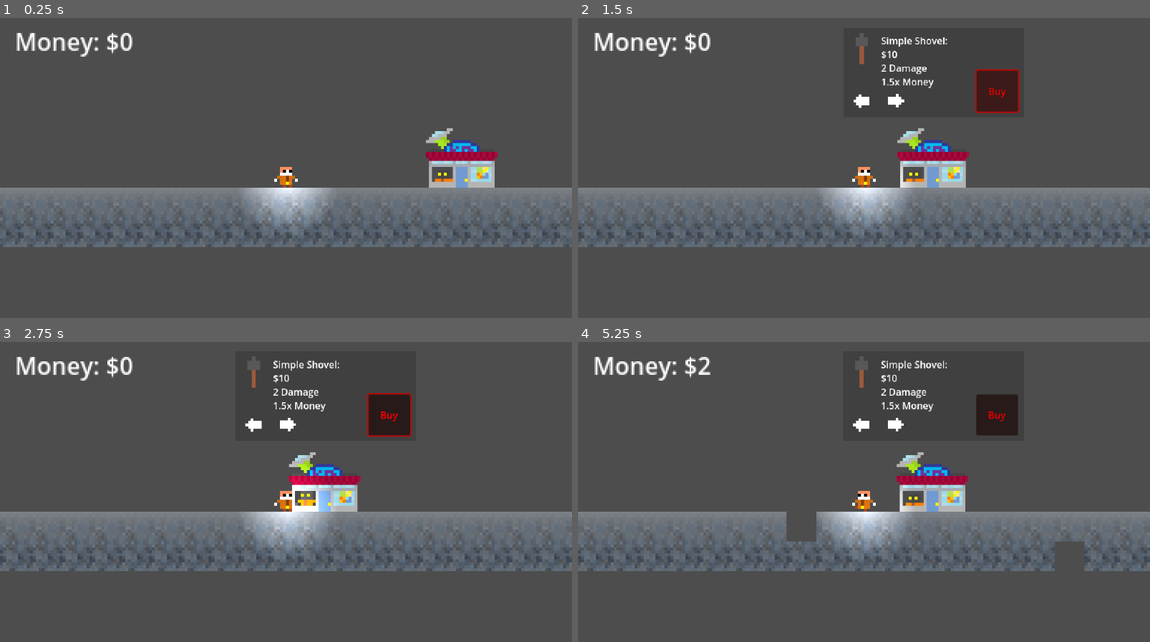
Above: before the commit, frames 1-4 (two rows, left to right).
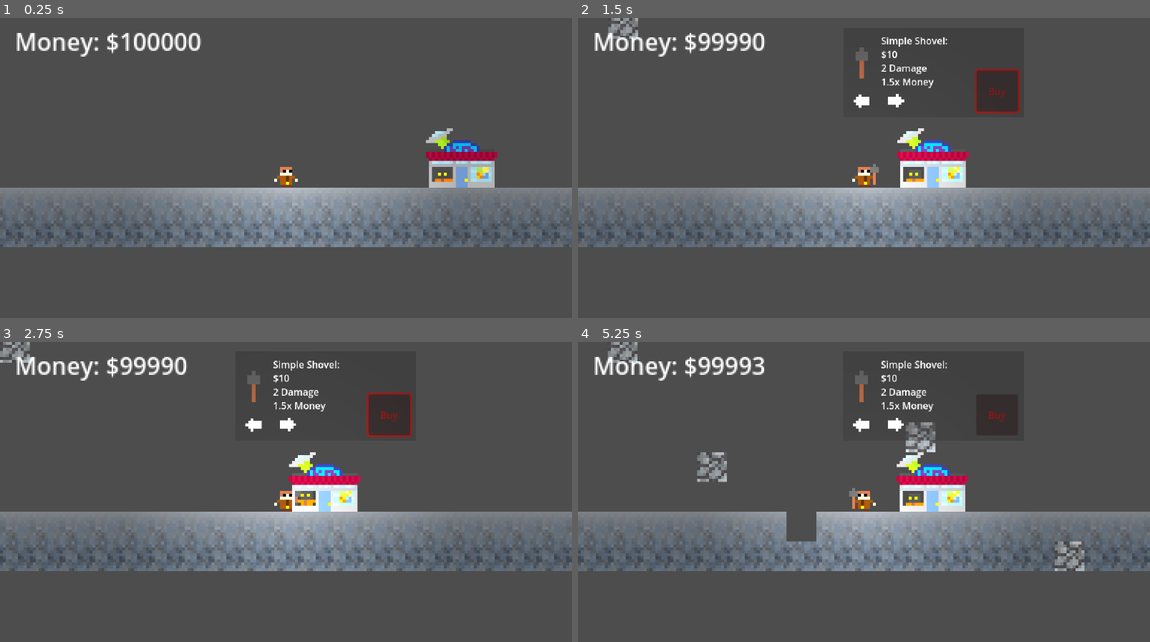
Above: after the commit, the same moments.

Repository: ThuyTran735/Asteroid-Psyche
Game: Godot game, scene res://Scenes/asteroid_psyche.tscn
The game is run twice, just before and just after one commit, with the same random seed, the same clock (stepped at 60 frames per second) and the same inputs.
Inputs (mouse positions are in pixels of both pictures, inside the frame that each line leads up to):
- Up to frame 1 (0.25 s): no input
- Up to frame 2 (1.5 s): move the mouse to (703, 63) at 0.52 s; press the mouse at (703, 63) at 0.53 s; hold D (move_right) 0.53-1.25 s; tap Space (jump) at 0.77 s; right-click (703, 63) at 0.8 s; release the mouse at (703, 63) at 1.25 s; click "Buy" at 1.25 s
- Up to frame 3 (2.75 s): move the mouse to (171, 519) at 2.02 s; hold D (move_right) from 2.03 s (still down); right-click (171, 519) at 2.1 s; tap Space (jump) at 2.27 s; click (171, 519) at 2.3 s
- Up to frame 4 (5.25 s): move the mouse to (921, 432) at 2.77 s; release D (move_right) at 2.78 s; press the mouse at (921, 432) at 2.78 s; hold A (move_left) 2.78-3.53 s; right-click (921, 432) at 3.05 s; move the mouse to (835, 567) at 3.52 s; release the mouse at (835, 567) at 3.53 s; hold D (move_right) 3.53-5.03 s; right-click (835, 567) at 3.6 s; tap Space (jump) at 3.77, 4.52 s; click (835, 567) at 3.8 s; move the mouse to (1035, 552) at 4.27 s; press the mouse at (1035, 552) at 4.28 s; right-click (1035, 552) at 4.55 s; tap Enter at 5 s; move the mouse to (692, 456) at 5.02 s; release the mouse at (692, 456) at 5.03 s; hold A (move_left) from 5.03 s (still down); right-click (692, 456) at 5.1 s

The runs differ from the first frame. In frame 1, 5.0% of the frame differs, in the area x 21-69%, y 5-77%; in frame 2, 6.9%; in frame 3, 6.5%; in frame 4, 7.4%, in the area x 5-89%, y 0-77%.

Commit message:
idk a bunch of stuff
- new small drill tool
- can now place cobblestone block and it will not interfere with the map
- fixed a bunch of bugs
- shop arrows are now fully working

Diff:
--- /dev/null
+++ b/Godot/Scenes/CobbleStone.gd
@@ -0,0 +1,15 @@
+extends TileMap
+
+var ZERO:int = 0
+
+func _process(delta):
+	# Add a tile if the right mouse button is pressed according to its global position
+	if (Input.is_action_just_pressed("mb_right")):
+		var tile : Vector2 = local_to_map(get_global_mouse_position())
+		set_cell(ZERO, tile, ZERO, Vector2i.ZERO)
+
+
+	# Remove a tile if the left mouse button is pressed according to its global position
+	if (Input.is_action_just_pressed("mb_left")):
+		var tile : Vector2 = local_to_map(get_global_mouse_position())
+		erase_cell(ZERO, tile)
--- a/Godot/Scenes/asteroid_psyche.tscn
+++ b/Godot/Scenes/asteroid_psyche.tscn
@@ -1,12 +1,35 @@
-[gd_scene load_steps=14 format=3 uid="uid://bnoferxl2wl4t"]
+[gd_scene load_steps=17 format=3 uid="uid://bnoferxl2wl4t"]
 
 [ext_resource type="PackedScene" uid="uid://bk044ya3dinr1" path="res://Scenes/billy.tscn" id="1_75q7w"]
 [ext_resource type="Script" path="res://Scripts/asteroid_psyche.gd" id="1_nudaw"]
-[ext_resource type="Texture2D" uid="uid://j03jopp7jbvd" path="res://Assets/Tiles/1stAnd2ndLayerSheet.png" id="2_wrd71"]
+[ext_resource type="Texture2D" uid="uid://j03jopp7jbvd" path="res://Assets/tile_sheet_128px_by_128px (1).png" id="2_wrd71"]
 [ext_resource type="Script" path="res://Scripts/TileMap.gd" id="3_lwx1y"]
 [ext_resource type="PackedScene" uid="uid://bpuyvbgkdpw00" path="res://Scenes/shop.tscn" id="4_vvju7"]
 [ext_resource type="Script" path="res://Scripts/Money.gd" id="6_y0pvf"]
 [ext_resource type="Texture2D" uid="uid://cfuqk3v63cg6r" path="res://Assets/Tiles/cobble-stone.png" id="7_1yrab"]
+[ext_resource type="Script" path="res://Scenes/CobbleStone.gd" id="8_8kqas"]
+
+[sub_resource type="TileSetAtlasSource" id="TileSetAtlasSource_15g3d"]
+texture = ExtResource("7_1yrab")
+texture_region_size = Vector2i(10, 10)
+0:0/0 = 0
+
+[sub_resource type="TileSet" id="TileSet_rv0wb"]
+tile_size = Vector2i(10, 10)
+sources/0 = SubResource("TileSetAtlasSource_15g3d")
+
+[sub_resource type="TileSetAtlasSource" id="TileSetAtlasSource_706eu"]
+texture = ExtResource("7_1yrab")
+texture_region_size = Vector2i(10, 10)
+0:0/0 = 0
+0:0/0/physics_layer_0/linear_velocity = Vector2(0, 0)
+0:0/0/physics_layer_0/angular_velocity = 0.0
+0:0/0/physics_layer_0/polygon_0/points = PackedVector2Array(5, 5, 5, -5, -5, -5, -5, 5)
+
+[sub_resource type="TileSet" id="TileSet_xajsg"]
+tile_size = Vector2i(10, 10)
+physics_layer_0/collision_layer = 1
+sources/0 = SubResource("TileSetAtlasSource_706eu")
 
 [sub_resource type="TileSetAtlasSource" id="TileSetAtlasSource_4fr4a"]
 texture = ExtResource("2_wrd71")
@@ -42,25 +65,27 @@
 physics_layer_0/collision_layer = 1
 sources/1 = SubResource("TileSetAtlasSource_4fr4a")
 
-[sub_resource type="Gradient" id="Gradient_cniu1"]
-colors = PackedColorArray(1, 1, 1, 1, 0, 0, 0, 1)
+[sub_resource type="Gradient" id="Gradient_6oo7u"]
+offsets = PackedFloat32Array(0, 0.0454545, 1)
+colors = PackedColorArray(1, 1, 1, 1, 0.928571, 0.928571, 0.928571, 1, 0, 0, 0, 1)
 
 [sub_resource type="GradientTexture2D" id="GradientTexture2D_bl5lk"]
-gradient = SubResource("Gradient_cniu1")
+gradient = SubResource("Gradient_6oo7u")
 fill = 1
 fill_from = Vector2(0.509174, 0.5)
-fill_to = Vector2(0.701835, 0.311927)
-
-[sub_resource type="TileSetAtlasSource" id="TileSetAtlasSource_706eu"]
-texture = ExtResource("7_1yrab")
-texture_region_size = Vector2i(10, 10)
-0:0/0 = 0
-
-[sub_resource type="TileSet" id="TileSet_xajsg"]
-sources/0 = SubResource("TileSetAtlasSource_706eu")
+fill_to = Vector2(0.784404, 0.275229)
 
 [node name="Asteroid Psyche" type="Node2D"]
 script = ExtResource("1_nudaw")
+
+[node name="SecondLayer" type="TileMap" parent="."]
+tile_set = SubResource("TileSet_rv0wb")
+format = 2
+
+[node name="CobbleStone" type="TileMap" parent="."]
+tile_set = SubResource("TileSet_xajsg")
+format = 2
+script = ExtResource("8_8kqas")
 
 [node name="FirstLayer" type="TileMap" parent="."]
 tile_set = SubResource("TileSet_jcrur")
@@ -72,7 +97,11 @@
 position = Vector2(0, 0)
 
 [node name="PointLight2D" type="PointLight2D" parent="Billy"]
+energy = 0.5
+shadow_enabled = true
+shadow_filter = 1
 texture = SubResource("GradientTexture2D_bl5lk")
+texture_scale = 2.5
 
 [node name="Camera2D" type="Camera2D" parent="Billy"]
 position = Vector2(0, -3)
@@ -90,7 +119,3 @@
 
 [node name="Shop" parent="." instance=ExtResource("4_vvju7")]
 position = Vector2(59, 0)
-
-[node name="TileMap2" type="TileMap" parent="."]
-tile_set = SubResource("TileSet_xajsg")
-format = 2
--- a/Godot/Scenes/billy.tscn
+++ b/Godot/Scenes/billy.tscn
@@ -1,16 +1,19 @@
-[gd_scene load_steps=37 format=3 uid="uid://bk044ya3dinr1"]
+[gd_scene load_steps=48 format=3 uid="uid://bk044ya3dinr1"]
 
 [ext_resource type="Script" path="res://Scripts/billy.gd" id="1_kd88v"]
-[ext_resource type="Texture2D" uid="uid://d351tg5im533y" path="res://Assets/Billy/Billy Basic/billy_basic_idle.png" id="1_xs6ob"]
-[ext_resource type="Texture2D" uid="uid://c5ot7udwh5rbo" path="res://Assets/Billy/Billy Basic/billy_basic_walk.png" id="2_77upu"]
-[ext_resource type="Texture2D" uid="uid://c14qgrxqum2kr" path="res://Assets/Billy/Billy Basic Shovel/billy_basic_shovel_idle.png" id="3_26cgs"]
+[ext_resource type="Texture2D" uid="uid://d351tg5im533y" path="res://Assets/billy_basic_idle.png" id="1_xs6ob"]
+[ext_resource type="Texture2D" uid="uid://c5ot7udwh5rbo" path="res://Assets/billy_basic_walk.png" id="2_77upu"]
+[ext_resource type="Texture2D" uid="uid://c14qgrxqum2kr" path="res://Assets/billy_basic_shovel.png" id="3_26cgs"]
 [ext_resource type="Texture2D" uid="uid://dqpi4k5i4crgc" path="res://Assets/Billy/Billy Basic Pickaxe/billy_basic_pickaxe_idle.png" id="3_qauj1"]
-[ext_resource type="Texture2D" uid="uid://c3eee6672alk8" path="res://Assets/Billy/Billy Basic/billy_basic_mine.png" id="4_3h70o"]
+[ext_resource type="Texture2D" uid="uid://c3eee6672alk8" path="res://Assets/billy_basic_mine.png" id="4_3h70o"]
 [ext_resource type="Texture2D" uid="uid://bbsghg7rg506p" path="res://Assets/Billy/Billy Basic Shovel/billy_basic_shovel_mine_1st_frame.png" id="5_paa4n"]
+[ext_resource type="Texture2D" uid="uid://ddj5ansyen7jm" path="res://Assets/Billy/Billy Small Drill/billy_small_drill_idle.png" id="5_wvm0t"]
 [ext_resource type="Texture2D" uid="uid://bw42v8b225hn" path="res://Assets/Billy/Billy Basic Pickaxe/billy_basic_pickaxe_mine.png" id="6_37qmh"]
 [ext_resource type="Texture2D" uid="uid://ce23upne0k2gt" path="res://Assets/Billy/Billy Basic Shovel/billy_basic_shovel_mine.png" id="6_b2b5f"]
-[ext_resource type="Texture2D" uid="uid://b4lfuhxqrld27" path="res://Assets/Billy/Billy Basic Shovel/billy_basic_shovel_walk.png" id="6_hkeei"]
+[ext_resource type="Texture2D" uid="uid://b4lfuhxqrld27" path="res://Assets/billy_basic_shovel_walk.png" id="6_hkeei"]
+[ext_resource type="Texture2D" uid="uid://b54q8d25r1sa7" path="res://Assets/Billy/Billy Small Drill/billy_small_drill_mine.png" id="10_8vxsm"]
 [ext_resource type="Texture2D" uid="uid://dydq5u3troe6" path="res://Assets/Billy/Billy Basic Pickaxe/billy_basic_pickaxe_walk.png" id="10_yu5kk"]
+[ext_resource type="Texture2D" uid="uid://gtxcg01v2i0h" path="res://Assets/Billy/Billy Small Drill/billy_small_drill_walk.png" id="14_hdjiy"]
 
 [sub_resource type="AtlasTexture" id="AtlasTexture_fbrne"]
 atlas = ExtResource("1_xs6ob")
@@ -35,6 +38,14 @@
 [sub_resource type="AtlasTexture" id="AtlasTexture_1pw60"]
 atlas = ExtResource("3_26cgs")
 region = Rect2(10, 0, 10, 10)
+
+[sub_resource type="AtlasTexture" id="AtlasTexture_d0dsa"]
+atlas = ExtResource("5_wvm0t")
+region = Rect2(0, 0, 20, 10)
+
+[sub_resource type="AtlasTexture" id="AtlasTexture_om7i3"]
+atlas = ExtResource("5_wvm0t")
+region = Rect2(20, 0, 20, 10)
 
 [sub_resource type="AtlasTexture" id="AtlasTexture_w4om7"]
 atlas = ExtResource("4_3h70o")
@@ -56,6 +67,14 @@
 atlas = ExtResource("6_b2b5f")
 region = Rect2(20, 0, 10, 10)
 
+[sub_resource type="AtlasTexture" id="AtlasTexture_04p43"]
+atlas = ExtResource("10_8vxsm")
+region = Rect2(0, 0, 20, 10)
+
+[sub_resource type="AtlasTexture" id="AtlasTexture_rg2w3"]
+atlas = ExtResource("10_8vxsm")
+region = Rect2(20, 0, 20, 10)
+
 [sub_resource type="AtlasTexture" id="AtlasTexture_1f10s"]
 atlas = ExtResource("2_77upu")
 region = Rect2(0, 0, 10, 10)
@@ -104,6 +123,22 @@
 atlas = ExtResource("6_hkeei")
 region = Rect2(30, 0, 10, 10)
 
+[sub_resource type="AtlasTexture" id="AtlasTexture_s7pcr"]
+atlas = ExtResource("14_hdjiy")
+region = Rect2(0, 0, 20, 10)
+
+[sub_resource type="AtlasTexture" id="AtlasTexture_nuk87"]
+atlas = ExtResource("14_hdjiy")
+region = Rect2(20, 0, 20, 10)
+
+[sub_resource type="AtlasTexture" id="AtlasTexture_rf1f6"]
+atlas = ExtResource("14_hdjiy")
+region = Rect2(40, 0, 20, 10)
+
+[sub_resource type="AtlasTexture" id="AtlasTexture_t6b7t"]
+atlas = ExtResource("14_hdjiy")
+region = Rect2(60, 0, 20, 10)
+
 [sub_resource type="SpriteFrames" id="SpriteFrames_rw242"]
 animations = [{
 "frames": [{
@@ -141,6 +176,17 @@
 }, {
 "frames": [{
 "duration": 1.0,
+"texture": SubResource("AtlasTexture_d0dsa")
+}, {
+"duration": 1.0,
+"texture": SubResource("AtlasTexture_om7i3")
+}],
+"loop": true,
+"name": &"idle_small_drill",
+"speed": 2.0
+}, {
+"frames": [{
+"duration": 1.0,
 "texture": SubResource("AtlasTexture_w4om7")
 }, {
 "duration": 1.0,
@@ -174,6 +220,17 @@
 }, {
 "frames": [{
 "duration": 1.0,
+"texture": SubResource("AtlasTexture_04p43")
+}, {
+"duration": 1.0,
+"texture": SubResource("AtlasTexture_rg2w3")
+}],
+"loop": true,
+"name": &"mine_small_drill",
+"speed": 1.0
+}, {
+"frames": [{
+"duration": 1.0,
 "texture": SubResource("AtlasTexture_1f10s")
 }, {
 "duration": 1.0,
@@ -221,6 +278,23 @@
 }],
 "loop": true,
 "name": &"walk_basic_shovel",
+"speed": 7.0
+}, {
+"frames": [{
+"duration": 1.0,
+"texture": SubResource("AtlasTexture_s7pcr")
+}, {
+"duration": 1.0,
+"texture": SubResource("AtlasTexture_nuk87")
+}, {
+"duration": 1.0,
+"texture": SubResource("AtlasTexture_rf1f6")
+}, {
+"duration": 1.0,
+"texture": SubResource("AtlasTexture_t6b7t")
+}],
+"loop": true,
+"name": &"walk_small_drill",
 "speed": 7.0
 }]
 
@@ -234,7 +308,7 @@
 [node name="AnimatedSprite2D" type="AnimatedSprite2D" parent="."]
 position = Vector2(0, -3)
 sprite_frames = SubResource("SpriteFrames_rw242")
-animation = &"walk_basic_pickaxe"
+animation = &"walk_small_drill"
 autoplay = "idle"
 
 [node name="CollisionShape2D" type="CollisionShape2D" parent="."]
--- a/Godot/Scenes/shop.tscn
+++ b/Godot/Scenes/shop.tscn
@@ -1,8 +1,8 @@
 [gd_scene load_steps=12 format=3 uid="uid://bpuyvbgkdpw00"]
 
 [ext_resource type="Script" path="res://Scripts/shop.gd" id="1_so8bc"]
-[ext_resource type="Texture2D" uid="uid://cqe2ut3n8pl3g" path="res://Assets/Shop/worker_idle.png" id="2_vrfnq"]
-[ext_resource type="Texture2D" uid="uid://bxvd077omnvaj" path="res://Assets/Shop/shop.png" id="4_11o43"]
+[ext_resource type="Texture2D" uid="uid://cqe2ut3n8pl3g" path="res://Assets/spritesheet (6).png" id="2_vrfnq"]
+[ext_resource type="Texture2D" uid="uid://bxvd077omnvaj" path="res://Assets/pixil-frame-0 (12).png" id="4_11o43"]
 [ext_resource type="PackedScene" uid="uid://cyd4m3ilc8ewv" path="res://Scenes/shopmenu.tscn" id="4_ecx0y"]
 
 [sub_resource type="AtlasTexture" id="AtlasTexture_cwo4t"]
--- a/Godot/Scenes/shopmenu.tscn
+++ b/Godot/Scenes/shopmenu.tscn
@@ -1,15 +1,20 @@
-[gd_scene load_steps=7 format=3 uid="uid://cyd4m3ilc8ewv"]
+[gd_scene load_steps=9 format=3 uid="uid://cyd4m3ilc8ewv"]
 
 [ext_resource type="Script" path="res://Scripts/shopmenu.gd" id="1_gf40d"]
-[ext_resource type="Texture2D" uid="uid://bileunr75fsg3" path="res://Assets/Billy/Billy Basic Shovel/Basic_Pickaxe.png" id="2_lgi4a"]
+[ext_resource type="Texture2D" uid="uid://bileunr75fsg3" path="res://Assets/Shop/Tools/Basic_Pickaxe.png" id="2_eqrkt"]
 [ext_resource type="Texture2D" uid="uid://2nhsqpoogaqf" path="res://Assets/Shop/Tools/Basic_Shovel.png" id="3_nver4"]
-[ext_resource type="Texture2D" uid="uid://mo6xitljy3ei" path="res://Assets/Shop/white_arrow.png" id="4_4wrbr"]
+[ext_resource type="Texture2D" uid="uid://mo6xitljy3ei" path="res://Assets/pixil-frame-0 (17).png" id="4_4wrbr"]
+[ext_resource type="Texture2D" uid="uid://bhkys836o1wun" path="res://Assets/Shop/Tools/Small_Drill.png" id="4_p0pi8"]
+
+[sub_resource type="AtlasTexture" id="AtlasTexture_7o1td"]
+atlas = ExtResource("2_eqrkt")
+region = Rect2(0, 2, 10, 8)
 
 [sub_resource type="SpriteFrames" id="SpriteFrames_bodoe"]
 animations = [{
 "frames": [{
 "duration": 1.0,
-"texture": ExtResource("2_lgi4a")
+"texture": SubResource("AtlasTexture_7o1td")
 }],
 "loop": true,
 "name": &"Basic_Pickaxe",
@@ -21,6 +26,14 @@
 }],
 "loop": true,
 "name": &"Basic_Shovel",
+"speed": 5.0
+}, {
+"frames": [{
+"duration": 1.0,
+"texture": ExtResource("4_p0pi8")
+}],
+"loop": true,
+"name": &"Small_Drill",
 "speed": 5.0
 }]
 
@@ -46,7 +59,7 @@
 metadata/_edit_use_anchors_ = true
 
 [node name="icon" type="AnimatedSprite2D" parent="."]
-position = Vector2(27, 32)
+position = Vector2(27, 56)
 scale = Vector2(7.1, 7.5)
 sprite_frames = SubResource("SpriteFrames_bodoe")
 animation = &"Basic_Pickaxe"
@@ -81,11 +94,12 @@
 [node name="PriceLabel" type="RichTextLabel" parent="."]
 offset_left = 63.0
 offset_top = 11.0
-offset_right = 213.0
+offset_right = 288.0
 offset_bottom = 111.0
-text = "$10
-2 Damage
-1.5x Money"
+text = "name
+price
+damage
+money x"
 fit_content = true
 metadata/_edit_use_anchors_ = true
 
--- a/Godot/Scripts/TileMap.gd
+++ b/Godot/Scripts/TileMap.gd
@@ -9,9 +9,14 @@
 func _process(_delta):
 	# Check if left mouse button is pressed
 	if Input.is_action_just_pressed("mb_left"):
-		var tile_pos: Vector2 = local_to_map(get_global_mouse_position())
+		var mouse_pos: Vector2 = get_global_mouse_position()
+		var tile_pos: Vector2 = local_to_map(mouse_pos)
 
-		# Get tile data (using get_cell_v for Godot 4+)
+		# Debug prints
+		print("Mouse position: ", mouse_pos)
+		print("Tile position: ", tile_pos)
+
+		# Get tile data
 		var cell_data = get_cell_tile_data(ZERO, tile_pos)
 
 		# Check if cell data exists (indicating a tile at the position)
@@ -22,10 +27,13 @@
 			else:
 				tile_clicks[tile_pos] = 1
 
-			# Check if the tile has been clicked twice
+			# Debug print
+			print("Tile position: ", tile_pos, " Click count: ", tile_clicks[tile_pos])
+
+			# Check if the tile has been clicked enough times to break
 			if tile_clicks[tile_pos] * Global.damage >= 2:
 				Global.tile_money = 1
-				# Tile has been clicked twice, remove it and reward money
+				# Tile has been clicked enough times, remove it and reward money
 				erase_cell(ZERO, tile_pos)
 				Global.money += money_for_break * Global.money_multiplier * Global.tile_money
 				# Reset the click counter for this tile position
--- a/Godot/Scripts/billy.gd
+++ b/Godot/Scripts/billy.gd
@@ -44,6 +44,8 @@
 			animated_sprite_2d.play("idle_basic_shovel")
 		elif Global.item_main == 2:
 			animated_sprite_2d.play("idle_basic_pickaxe")
+		elif Global.item_main == 3:
+			animated_sprite_2d.play("idle_small_drill")
 		else:
 			animated_sprite_2d.play("idle")
 	else:
@@ -51,6 +53,8 @@
 			animated_sprite_2d.play("walk_basic_shovel")
 		elif Global.item_main == 2:
 			animated_sprite_2d.play("walk_basic_pickaxe")
+		elif Global.item_main == 3:
+			animated_sprite_2d.play("walk_small_drill")
 		else:
 			animated_sprite_2d.play("walk")
 
@@ -67,6 +71,8 @@
 			animated_sprite_2d.play("mine_basic_shovel")
 		elif Global.item_main == 2:
 			animated_sprite_2d.play("mine_basic_pickaxe")
+		elif Global.item_main == 3:
+			animated_sprite_2d.play("mine_small_drill")
 		else:
 			animated_sprite_2d.play("mine")
 
--- a/Godot/Scripts/global.gd
+++ b/Godot/Scripts/global.gd
@@ -1,6 +1,6 @@
 extends Node
 
-var money = 0
+var money = 100000
 
 
 
@@ -8,4 +8,5 @@
 
 var item_main = 0 # Tool type
 var damage = 1 # Tool damage
+
 var money_multiplier = 1 # Money gets multiplied with the tile money
--- a/Godot/Scripts/shop.gd
+++ b/Godot/Scripts/shop.gd
@@ -9,15 +9,17 @@
 		Global.money_multiplier = 1.5
 		Global.item_main = 1
 	if $shopmenu.item2owned == true:
+		Global.damage = 4
 		Global.money_multiplier = 2.5
 		Global.item_main = 2
+	if $shopmenu.item3owned == true:
+		Global.damage = 8
+		Global.money_multiplier = 4
+		Global.item_main = 3
 
 func _on_area_2d_body_entered(body):
 	if body.has_method("player_shop_method"):
-		Global.damage = 4
 		$shopmenu.visible = true
-		$shopmenu.item = 1
 
 func _on_area_2d_body_exited(body):
 	$shopmenu.visible = false
-	$shopmenu.item = 1
--- a/Godot/Scripts/shopmenu.gd
+++ b/Godot/Scripts/shopmenu.gd
@@ -1,73 +1,91 @@
 extends StaticBody2D
 
-# Item 1 = Basic Shovel, Item 2 = Basic Pickaxe
+# Item definitions
 var item = 1
-
 var item1price = 10
 var item2price = 50
+var item3price = 125
 
 var item1owned = false
 var item2owned = false
+var item3owned = false
 
 var price
 
 func _ready():
-	$icon.play("Basic_Shovel")
-	item = 1
+	update_shop_ui()
 
 func _physics_process(_delta):
-	if self.visible == true:
-		# Basic Shovel
-		if item == 1:
+	if self.visible:
+		update_shop_ui()
+
+func update_shop_ui():
+	match item:
+		1:
 			$icon.play("Basic_Shovel")
 			$PriceLabel.text = "Simple Shovel:\n$10\n2 Damage\n1.5x Money"
-			if Global.money >= item1price:
-				$ButtonBuy.modulate = Color(0.058, 0.611, 0.098) # Green
-			else:
-				$ButtonBuy.modulate = Color(1, 0, 0) # Red
-
-		# Basic Pickaxe
-		if item == 2:
+			$ButtonBuy.modulate = Color(0.058, 0.611, 0.098) if Global.money >= item1price and not item1owned else Color(1, 0, 0)
+			$ButtonBuy.disabled = Global.money < item1price or item1owned
+		2:
 			$icon.play("Basic_Pickaxe")
-			$PriceLabel.text = "Simple Pickaxe:\n$50\n4 Damage\n2.25x Money"
-			if Global.money >= item2price:
-				$ButtonBuy.modulate = Color(0.058, 0.611, 0.098) # Green
-			else:
-				$ButtonBuy.modulate = Color(1, 0, 0) # Red
-
+			$PriceLabel.text = "Simple Pickaxe:\n$50\n4 Damage\n2.5x Money"
+			$ButtonBuy.modulate = Color(0.058, 0.611, 0.098) if Global.money >= item2price and not item2owned else Color(1, 0, 0)
+			$ButtonBuy.disabled = Global.money < item2price or item2owned
+		3:
+			$icon.play("Small_Drill")
+			$PriceLabel.text = "Small Drill:\n$125\n8 Damage\n4x Money"
+			$ButtonBuy.modulate = Color(0.058, 0.611, 0.098) if Global.money >= item3price and not item3owned else Color(1, 0, 0)
+			$ButtonBuy.disabled = Global.money < item3price or item3owned
 
 func _on_button_left_pressed():
 	swap_item_back()
+
 func _on_button_right_pressed():
 	swap_item_forward()
+
 func _on_button_buy_pressed():
 	print("Buying...")
-	if item == 1:
-		price = item1price
-		if Global.money >= price:
-			if item1owned == false:
+	match item:
+		1:
+			price = item1price
+			if Global.money >= price and not item1owned:
 				buy()
+				item1owned = true
 				print("Bought Basic Shovel")
-	elif item == 2:
-		price = item2price
-		if Global.money >= price:
-			if item2owned == false:
+		2:
+			price = item2price
+			if Global.money >= price and not item2owned:
 				buy()
+				item2owned = true
+				print("Bought Basic Pickaxe")
+		3:
+			price = item3price
+			if Global.money >= price and not item3owned:
+				buy()
+				item3owned = true
+				print("Bought Small Drill")
 
 func swap_item_back():
-	if item == 1:
-		item = 2
-	elif item == 2:
-		item = 1
+	var previous_item = item
+	match item:
+		1:
+			item = 3
+		2:
+			item = 1
+		3:
+			item = 2
+	update_shop_ui()
+
 func swap_item_forward():
-	if item == 1:
-		item = 2
-	elif item == 2:
-		item = 1
+	match item:
+		1:
+			item = 2
+		2:
+			item = 3
+		3:
+			item = 1
+	update_shop_ui()
 
 func buy():
 	Global.money -= price
-	if item == 1:
-		item1owned = true
-	if item == 2:
-		item2owned = true
+	update_shop_ui()
--- a/Godot/control.tscn
+++ b/Godot/control.tscn
@@ -120,6 +120,7 @@
 
 [node name="Control" type="Control"]
 layout_mode = 3
+anchors_preset = 15
 anchor_right = 1.0
 anchor_bottom = 1.0
 offset_left = 32.0
Binary file added: Godot/Assets/Billy/Billy Small Drill/billy_small_drill_idle.png
Not shown, added: Godot/Assets/Billy/Billy Small Drill/billy_small_drill_idle.png.import
Binary file added: Godot/Assets/Billy/Billy Small Drill/billy_small_drill_mine.png
Not shown, added: Godot/Assets/Billy/Billy Small Drill/billy_small_drill_mine.png.import
Binary file added: Godot/Assets/Billy/Billy Small Drill/billy_small_drill_walk.png
Not shown, added: Godot/Assets/Billy/Billy Small Drill/billy_small_drill_walk.png.import
Binary file added: Godot/Assets/Shop/Tools/Basic_Pickaxe.png
Not shown, added: Godot/Assets/Shop/Tools/Basic_Pickaxe.png.import
Binary file added: Godot/Assets/Shop/Tools/Small_Drill.png
Not shown, added: Godot/Assets/Shop/Tools/Small_Drill.png.import
Binary file added: Godot/Assets/Tiles/metal.png
Not shown, added: Godot/Assets/Tiles/metal.png.import
